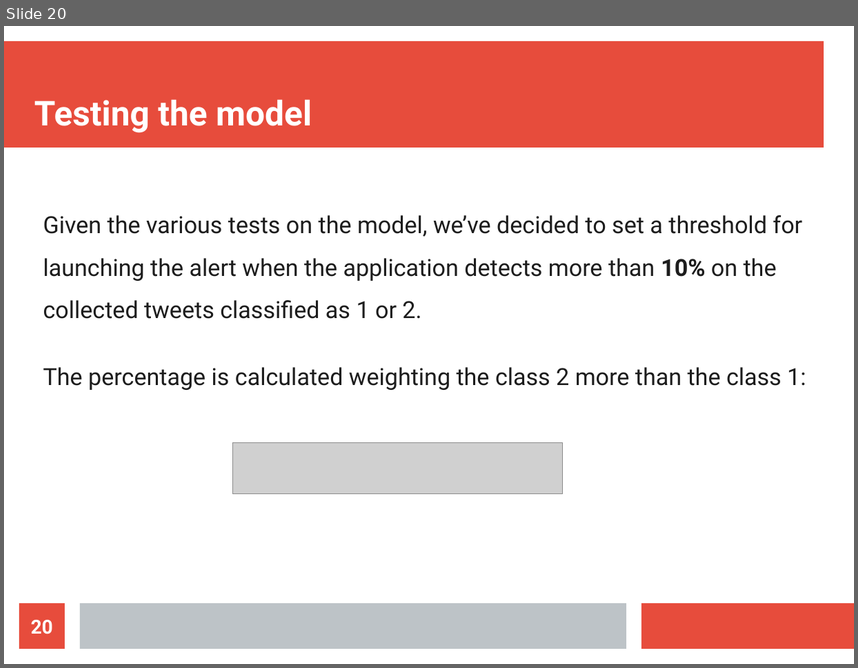
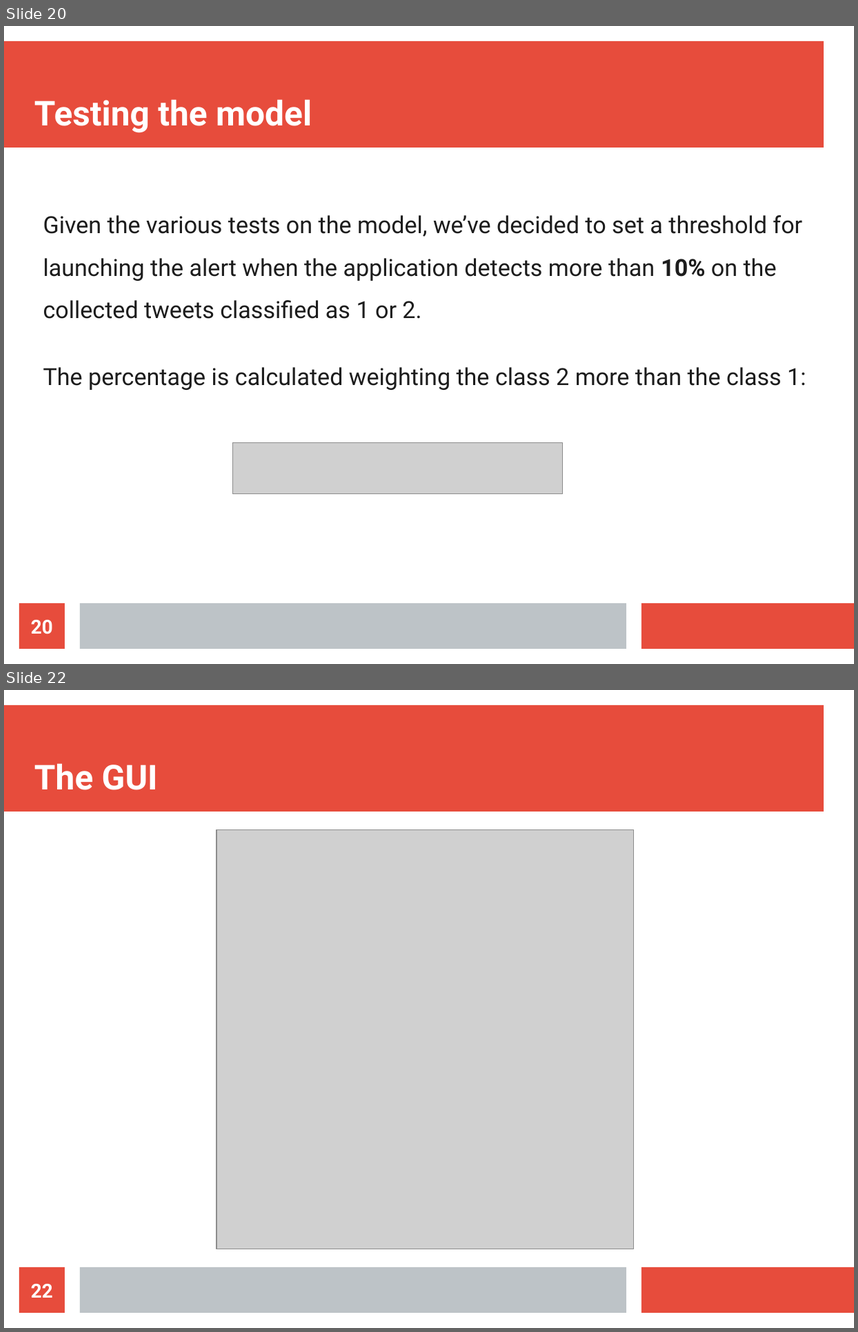
Before and after one commit to MarcoParola/STAD, a slide deck: doc/presentation.odp. Shown one above the other, each under a label of ours: slide 20 before the commit, slides 20 and 22 after it; the slides between them are not shown. The pictures are 858x668 and 858x1332 pixels, drawn with LibreOffice and Linux fonts; fonts in the diff are those of the drawing; grey boxes stand for pictures. Boxes give left, top, right and bottom in pixels: in the first picture for what was removed or moved away, otherwise in the second. Text is boxed around its words. In the diff, an @@ line names an element or a change of style, - is before the commit and + after.

```diff
--- a/doc/presentation.odp
+++ b/doc/presentation.odp
@@ slide 22 added at (x1=4, y1=690, x2=854, y2=1328), background #FFFFFF; not listed: 3 template elements that a slide beside it also shows @@
@@ title added at (x1=34, y1=763, x2=158, y2=790), 32 pt, text #FFFFFF, bold @@
+The GUI
@@ picture added at (x1=217, y1=829, x2=634, y2=1248) @@
@@ page number added at (x1=19, y1=1267, x2=65, y2=1312), fill #E74C3C, 18 pt, text #FFFFFF, bold @@
+22
```
Also in this commit, not shown: 1 slide changed, 1 other slide added, 3 slides removed.
